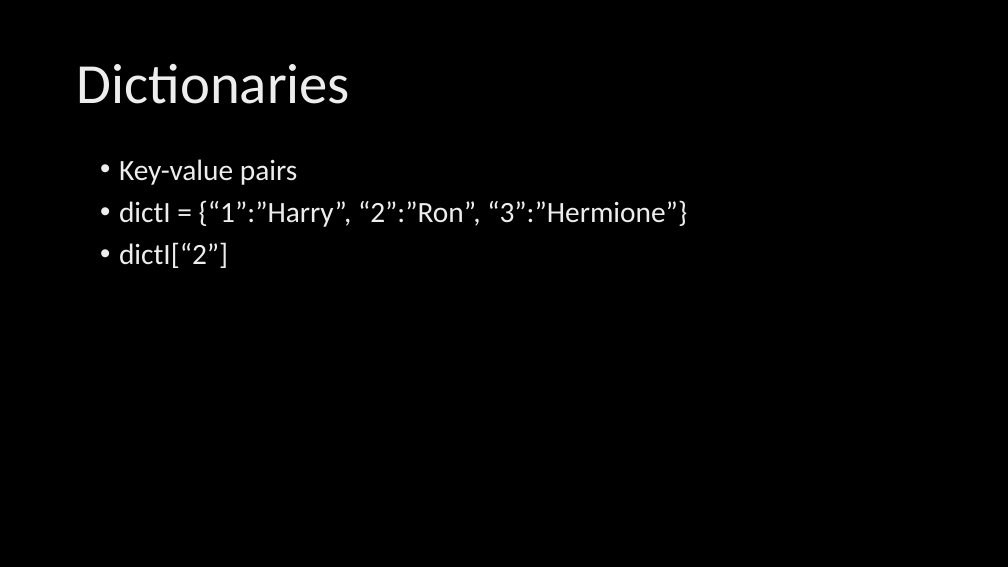
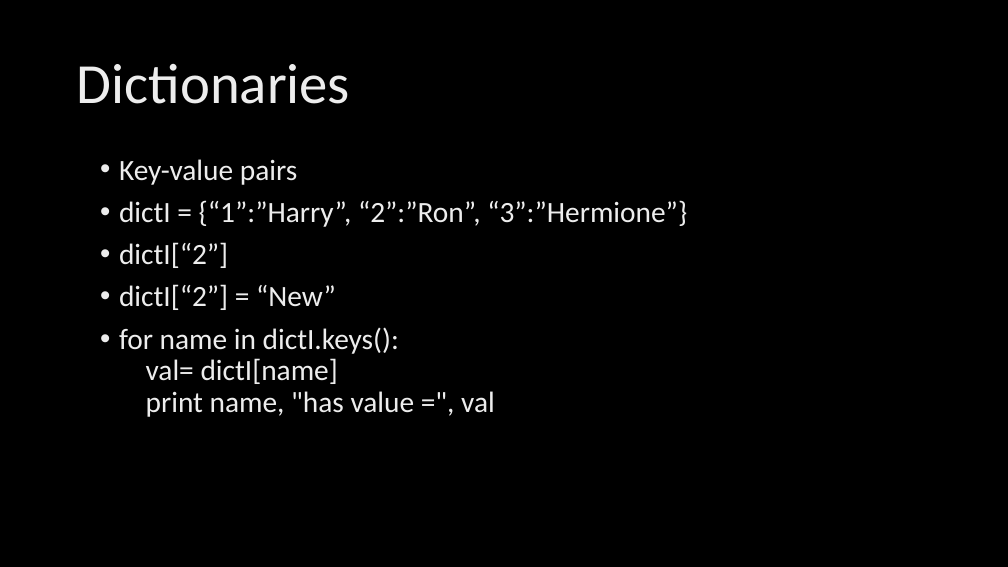
Before and after one commit to abhiii5459/Talks, a slide deck: slide 17 of April_2017/Devopedia_Apr22/Python Talk.pptx (slide 16 before the commit). Drawn at 1008x567 pixels with LibreOffice and Linux fonts; fonts in the diff are those of the drawing. Boxes give left, top, right and bottom in pixels: in the first picture for what was removed or moved away, otherwise in the second. Text is boxed around its words. In the diff, an @@ line names an element or a change of style, - is before the commit and + after.

```diff
--- a/April_2017/Devopedia_Apr22/Python Talk.pptx
+++ b/April_2017/Devopedia_Apr22/Python Talk.pptx
@@ text at [119, 284, 495, 417]: paragraphs added @@
+• dictI[“2”] = “New”
+• for name in dictI.keys():
+  val= dictI[name]
+  print name, "has value =", val
```
Also in this commit, not shown: 6 slides added.
